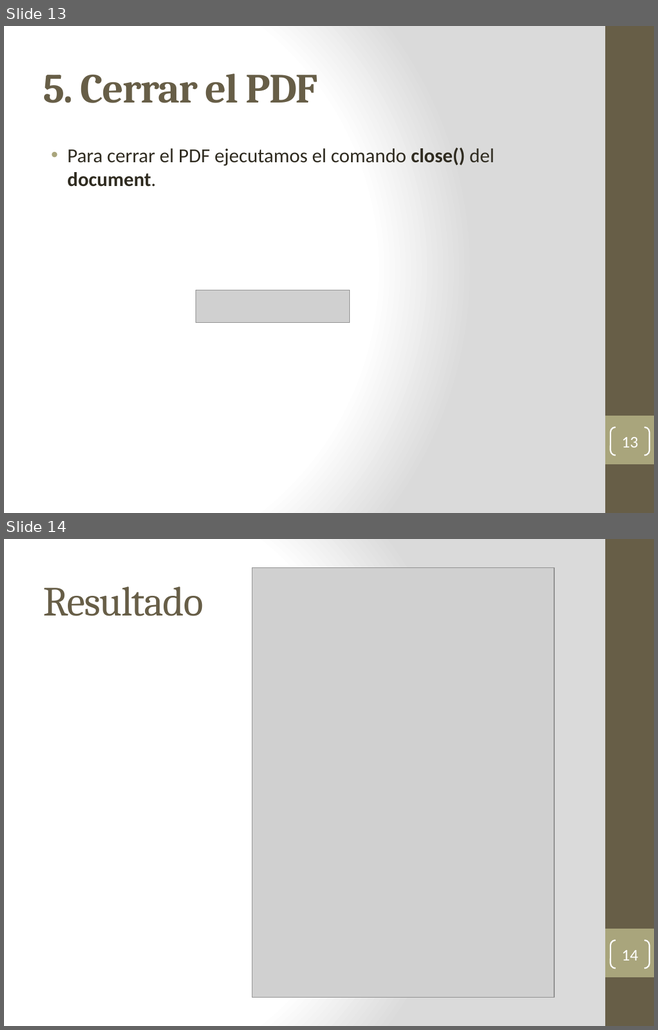
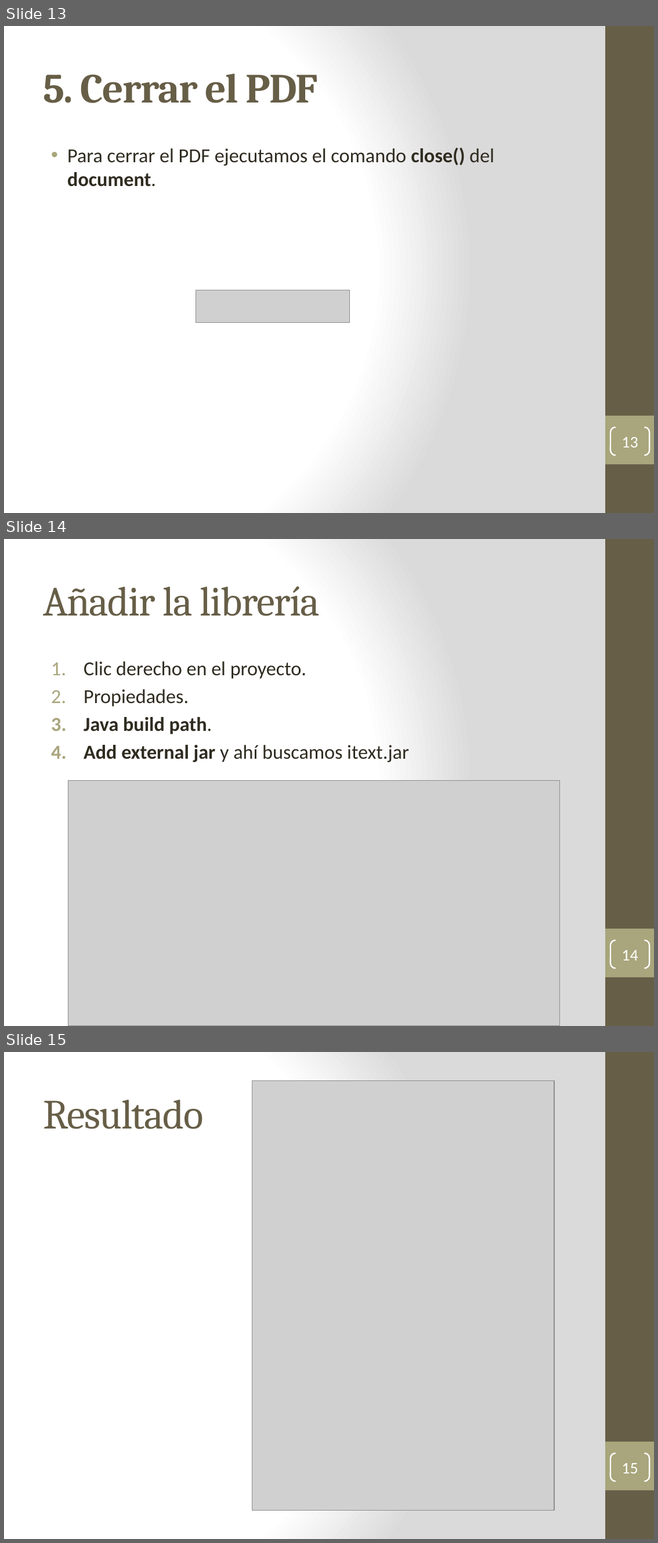
Before and after one commit to julitaSanAndres/GenerarPDFAlexAller, a slide deck: PresentaciónCreaciónDePDF.pptx. Shown one above the other, each under a label of ours: slides 13 and 14 before the commit, slides 13, 14 and 15 after it. The pictures are 658x1030 and 658x1543 pixels, drawn with LibreOffice and Linux fonts; fonts in the diff are those of the drawing; grey boxes stand for pictures. Boxes give left, top, right and bottom in pixels: in the first picture for what was removed or moved away, otherwise in the second. Text is boxed around its words. In the diff, an @@ line names an element or a change of style, - is before the commit and + after.

```diff
--- a/PresentaciónCreaciónDePDF.pptx
+++ b/PresentaciónCreaciónDePDF.pptx
@@ slide 14 added at [4,539,654,1026], background gradient #FFFFFF to #DADADA; not listed: 2 template elements that a slide beside it also shows @@
@@ title added at [43,587,320,616], 46 pt, text #675E47 @@
+Añadir la librería
@@ text added at [83,661,409,762], 22 pt, text #2F2B20 @@
+1. Clic derecho en el proyecto.
+2. Propiedades.
+3. Java build path.
+4. Add external jar y ahí buscamos itext.jar
@@ picture added at [68,781,558,1026] @@
@@ page number added at [610,940,649,968], outline #FFFFFF 1.5 pt, 18 pt, text #FFFFFF @@
+14
@@ what was slide 14 is now slide 15 @@
@@ page number at [621,1463,637,1474]: text changed @@
-14
+15
```
Also in this commit, not shown: 2 slides changed, 1 other slide added, 1 other file.
